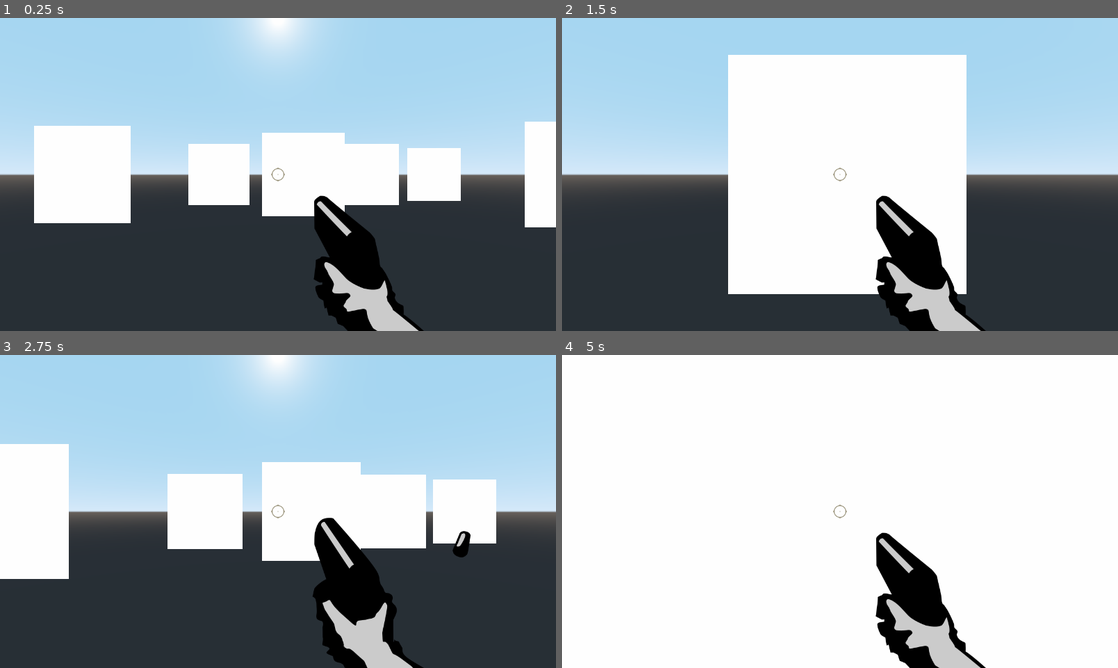
Above: before the commit, frames 1-4 (two rows, left to right).
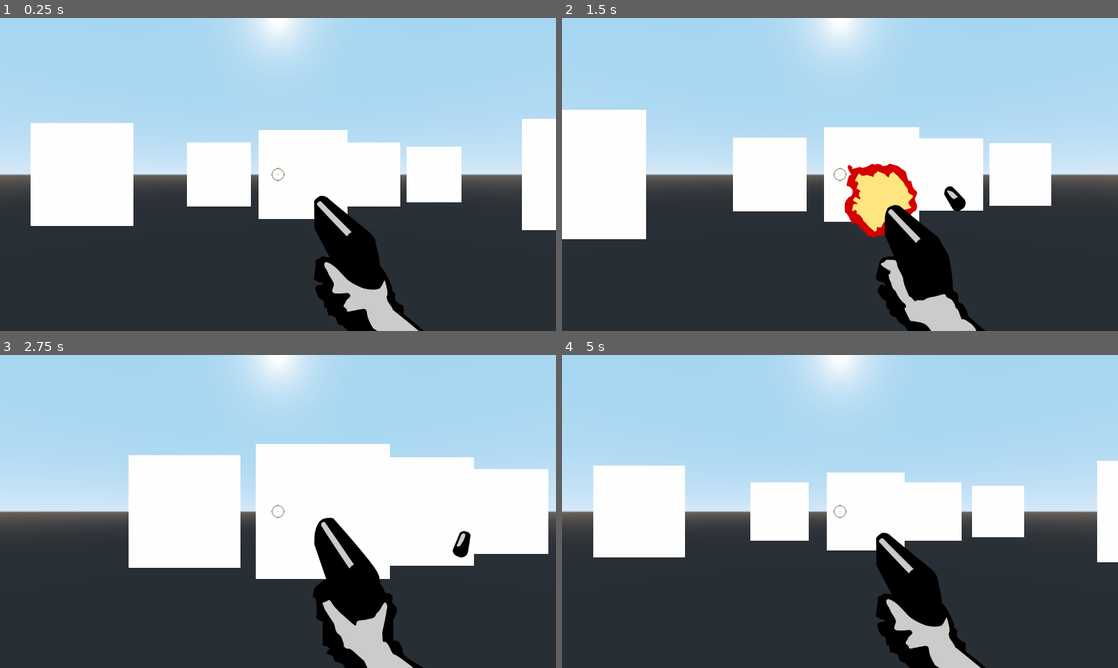
Above: after the commit, the same moments.

Repository: Dhruvvvvv58/DoomGame
Game: Godot game, scene res://World.tscn
Two runs of this game, one before a commit and one after it. Both use one fixed random seed, a clock stepped at 60 frames per second and the inputs below.
Inputs (mouse positions are in pixels of both pictures, inside the frame that each line leads up to):
- Up to frame 1 (0.25 s): no input
- Up to frame 2 (1.5 s): move the mouse to (867, 174) at 0.52 s; press the mouse at (867, 174) at 0.53 s; hold W (move_forwards) from 0.53 s (still down); move the mouse to (812, 174) at 1.27 s; release the mouse at (812, 174) at 1.28 s; click (812, 174) at 1.35 s
- Up to frame 3 (2.75 s): keep holding W (move_forwards); move the mouse to (289, 505) at 2.02 s; press the mouse at (289, 505) at 2.03 s
- Up to frame 4 (5 s): keep holding W (move_forwards); move the mouse to (834, 517) at 2.77 s; release the mouse at (834, 517) at 2.78 s; click (834, 517) at 2.85 s; move the mouse to (878, 514) at 3.52 s; press the mouse at (878, 514) at 3.53 s; move the mouse to (795, 508) at 4.27 s; release the mouse at (795, 508) at 4.28 s; click (795, 508) at 4.35 s

The runs differ from the first frame. In frame 1, 1.9% of the frame differs, in the area x 5-100%, y 32-68%; in frame 2, 34%; in frame 3, 17%; in frame 4, 81%, in the area x 0-100%, y 0-100%.

Commit message:
This is to update something as a test This is a new line This is fun This is wasting so much time

Diff:
--- a/Zombie.gd
+++ b/Zombie.gd
@@ -1,6 +1,6 @@
 extends KinematicBody
 
-const MOVE_SPEED = 3
+const MOVE_SPEED = 5
 
 onready var raycast = $RayCast
 onready var anim_player = $AnimationPlayer
